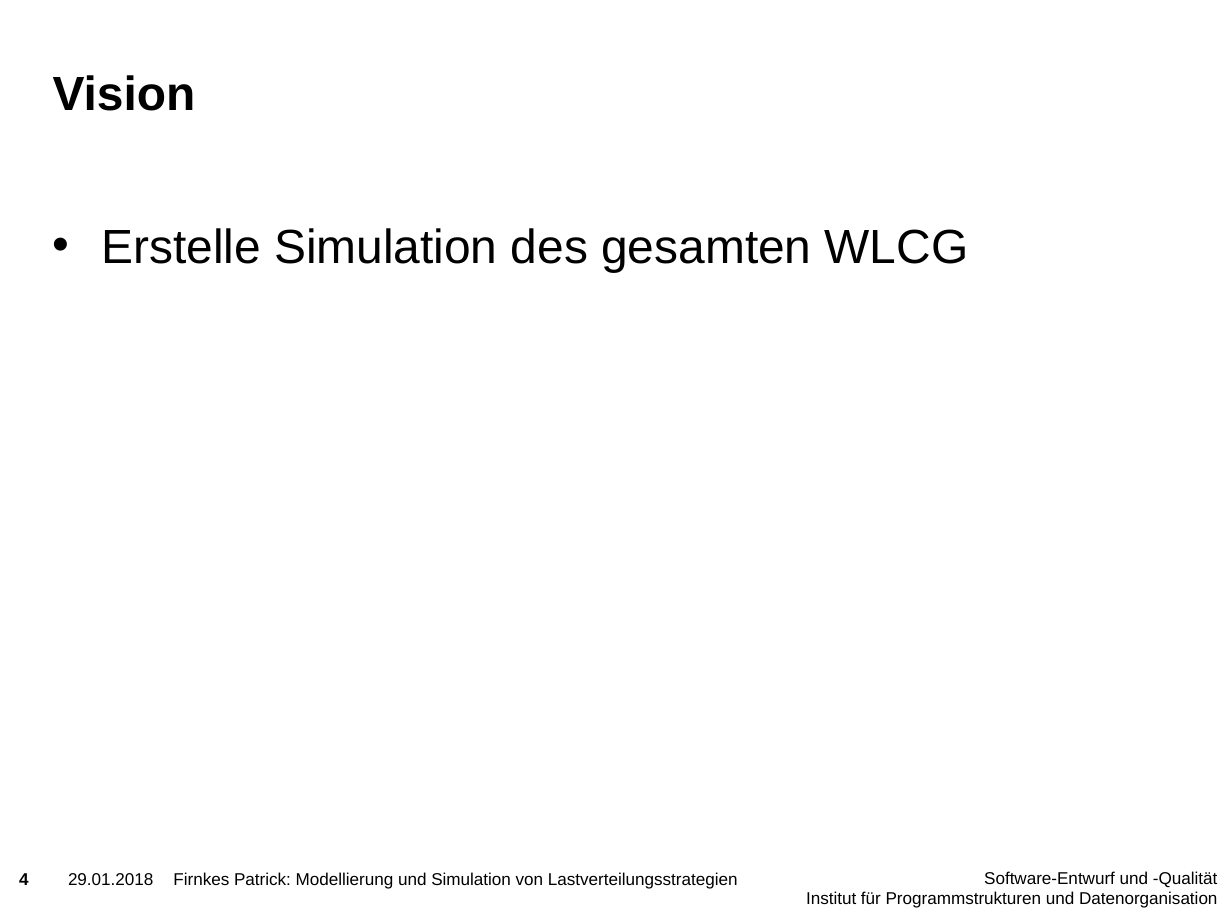
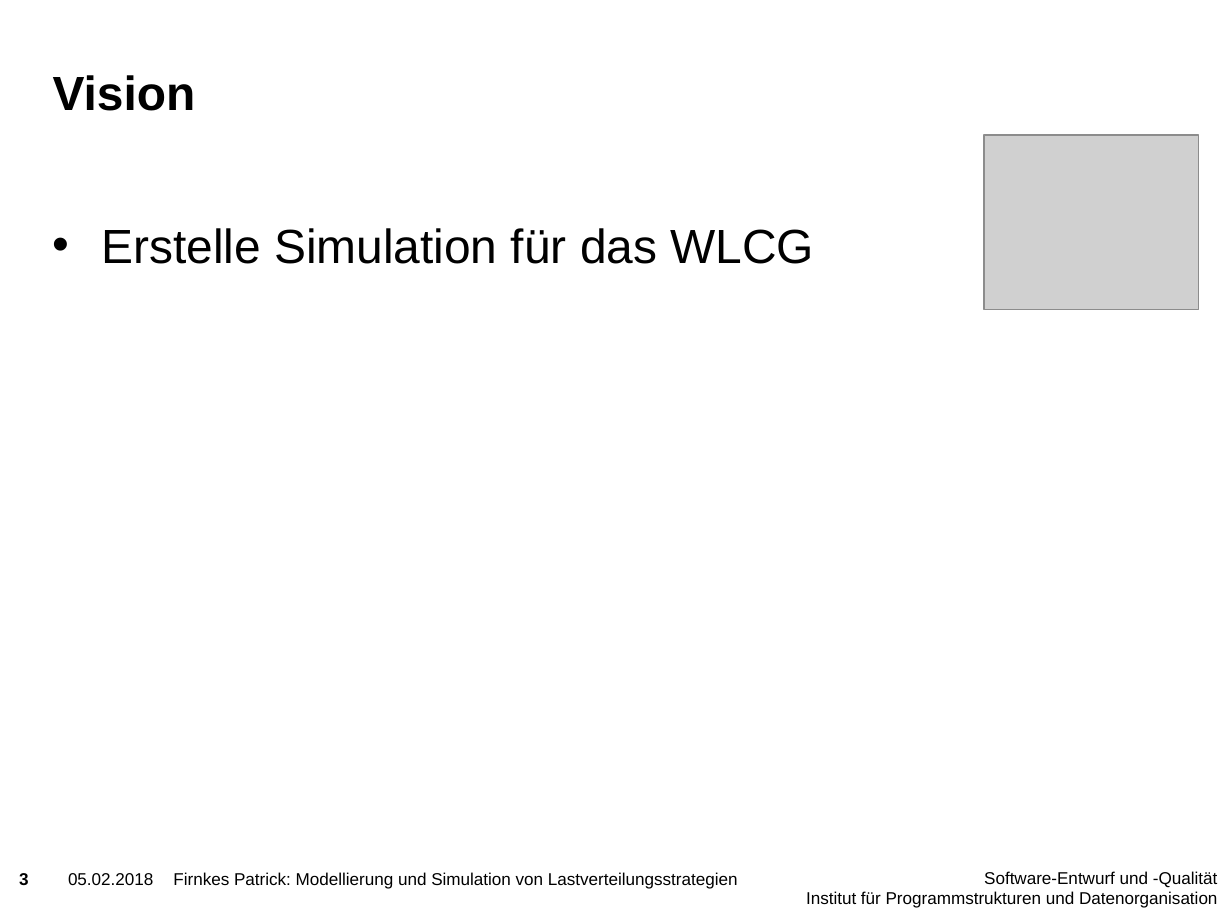
Before and after one commit to PatFirn/wlcg-loadbalancing, a slide deck: slide 3 of presentations/projekt-vorstellung.pptx (slide 4 before the commit). Drawn at 1232x924 pixels with LibreOffice and Linux fonts; fonts in the diff are those of the drawing; grey boxes stand for pictures; background and template pictures are left out. Boxes give left, top, right and bottom in pixels: in the first picture for what was removed or moved away, otherwise in the second. Text is boxed around its words. In the diff, an @@ line names an element or a change of style, - is before the commit and + after.

```diff
--- a/presentations/projekt-vorstellung.pptx
+++ b/presentations/projekt-vorstellung.pptx
@@ picture added at (984,136,1199,310) @@
@@ text at (101,228,814,264): text changed @@
-• Erstelle Simulation des gesamten WLCG
+• Erstelle Simulation für das WLCG
@@ page number at (19,873,29,885): text changed @@
-4
+3
@@ text at (68,873,153,885): text changed @@
-29.01.2018
+05.02.2018
```
Also in this commit, not shown: 16 other slides changed, 2 slides added.
